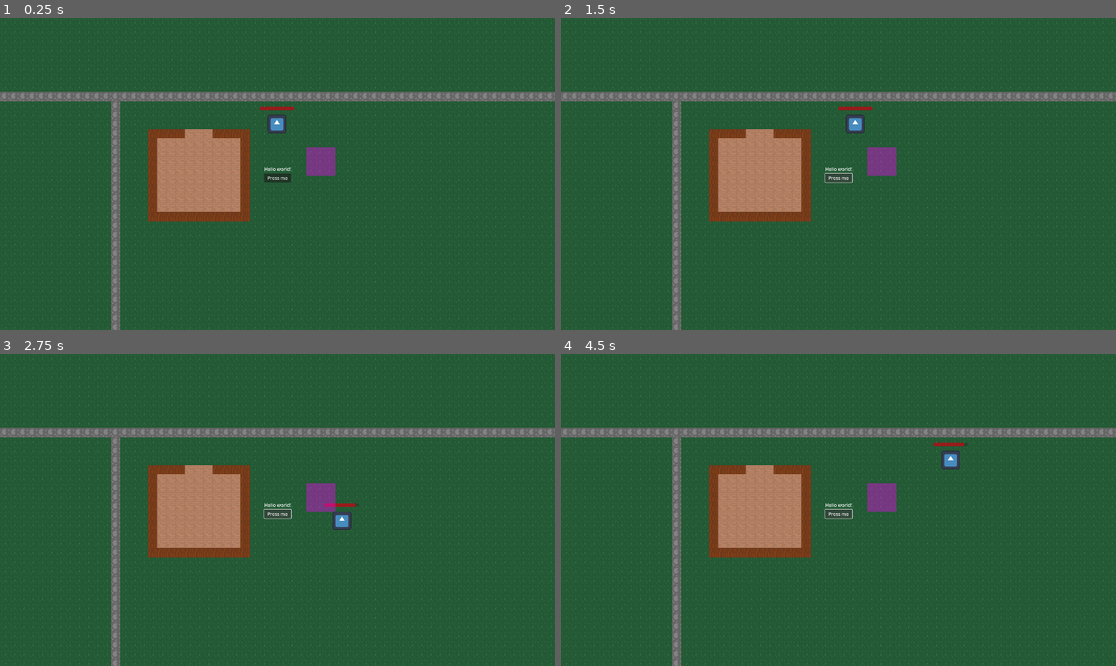
Above: before the commit, frames 1-4 (two rows, left to right).
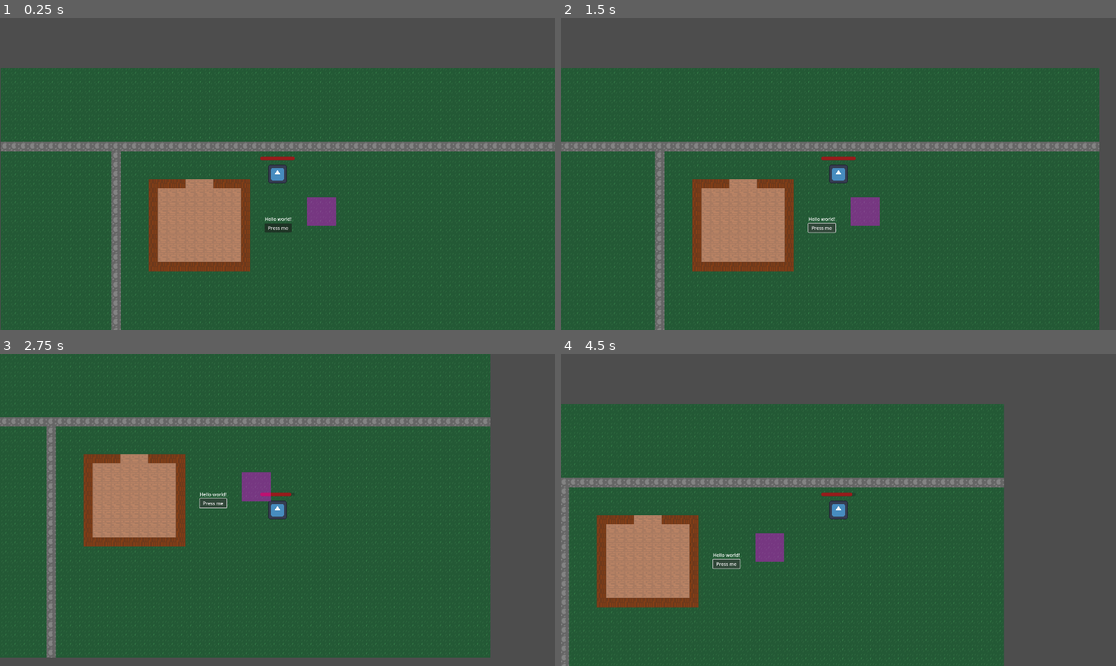
Above: after the commit, the same moments.

Repository: merskip/just-game
Game: Godot game, scene res://Scenes/Main Scene.tscn
Two runs of this game, one before a commit and one after it. Both use one fixed random seed, a clock stepped at 60 frames per second and the inputs below. The engine's default icon, where the game draws it, is replaced by a stand-in: a white triangle on a blue panel in a dark square.
Inputs:
- Up to frame 1 (0.25 s): no input
- Up to frame 2 (1.5 s): click "Press me" at 0.5 s; tap Enter at 1.25 s; hold Right (move_right) from 1.28 s (still down)
- Up to frame 3 (2.75 s): release Right (move_right) at 2.03 s; hold Down (move_down) from 2.03 s (still down)
- Up to frame 4 (4.5 s): release Down (move_down) at 2.78 s; hold Right (move_right) 2.78-3.53 s; hold Up (move_up) 3.53-4.28 s; hold Left (move_left) from 4.28 s (still down)

The runs differ from the first frame. In frame 1, 32% of the frame differs, in the area x 0-100%, y 0-100%; in frame 2, 37%; in frame 3, 32%; in frame 4, 52%.

Commit message:
Added camera attached to player

Diff:
--- a/Scenes/Main Scene.tscn
+++ b/Scenes/Main Scene.tscn
@@ -7,6 +7,11 @@
 [ext_resource type="PackedScene" uid="uid://wtymqw4gadga" path="res://Models/damage_zone.tscn" id="4_1ey18"]
 
 [node name="MainScene" type="Node2D"]
+
+[node name="GUI" parent="." instance=ExtResource("1_cjw5i")]
+z_index = 1000
+offset_right = 1920.0
+offset_bottom = 1080.0
 
 [node name="GameManager" type="Node" parent="."]
 script = ExtResource("1_0144v")
@@ -18,9 +23,8 @@
 [node name="Player" parent="." instance=ExtResource("2_sggrd")]
 position = Vector2(958, 367)
 
+[node name="Camera2D" type="Camera2D" parent="Player"]
+position_smoothing_speed = 10.0
+
 [node name="DamageZone" parent="." instance=ExtResource("4_1ey18")]
 position = Vector2(1110, 497)
-
-[node name="GUI" parent="." instance=ExtResource("1_cjw5i")]
-offset_right = 1920.0
-offset_bottom = 1080.0
